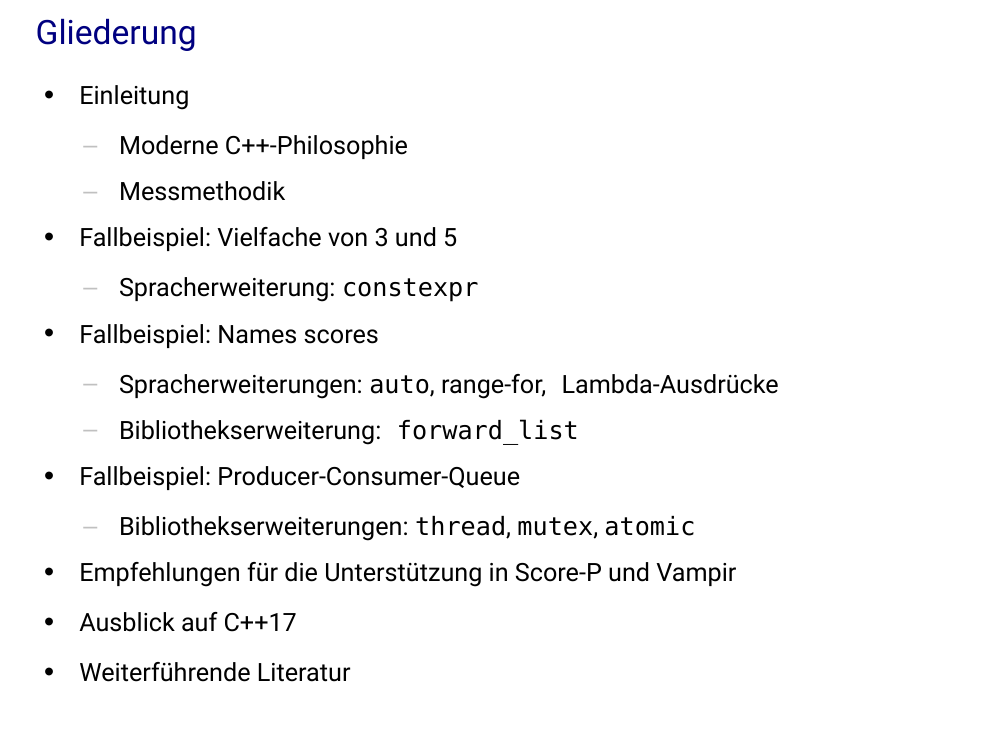
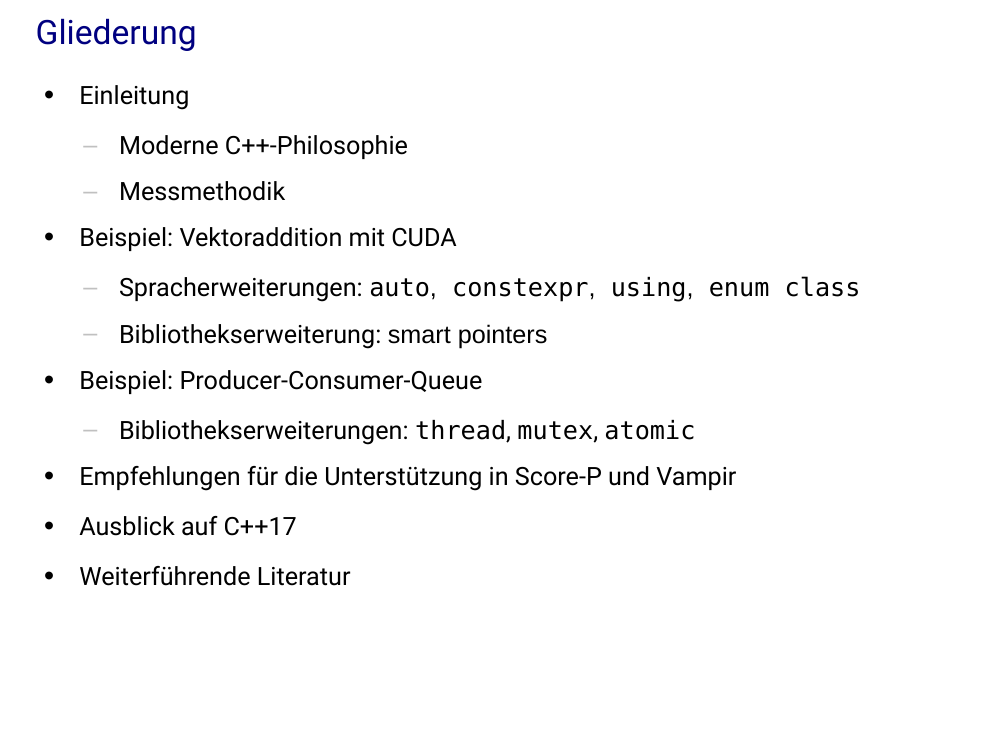
Before and after one commit to j-stephan/hs16, a slide deck: slide 2 of presentation/presentation.odp (slide 3 before the commit). Drawn at 1008x756 pixels with LibreOffice and Linux fonts; fonts in the diff are those of the drawing; background and template pictures are left out. Boxes give left, top, right and bottom in pixels: in the first picture for what was removed or moved away, otherwise in the second. Text is boxed around its words. In the diff, an @@ line names an element or a change of style, - is before the commit and + after.

```diff
--- a/presentation/presentation.odp
+++ b/presentation/presentation.odp
@@ text at (79, 227, 861, 394): text changed @@
-• Fallbeispiel: Vielfache von 3 und 5
-  – Spracherweiterung: constexpr
-• Fallbeispiel: Names scores
-  – Spracherweiterungen: auto, range-for, Lambda-Ausdrücke
-  – Bibliothekserweiterung: forward_list
-• Fallbeispiel: Producer-Consumer-Queue
+• Beispiel: Vektoraddition mit CUDA
+  – Spracherweiterungen: auto, constexpr, using, enum class
+  – Bibliothekserweiterung: smart pointers
+• Beispiel: Producer-Consumer-Queue
```
Also in this commit, not shown: 12 other slides changed, 23 slides added, 15 slides removed, 1 other file.
